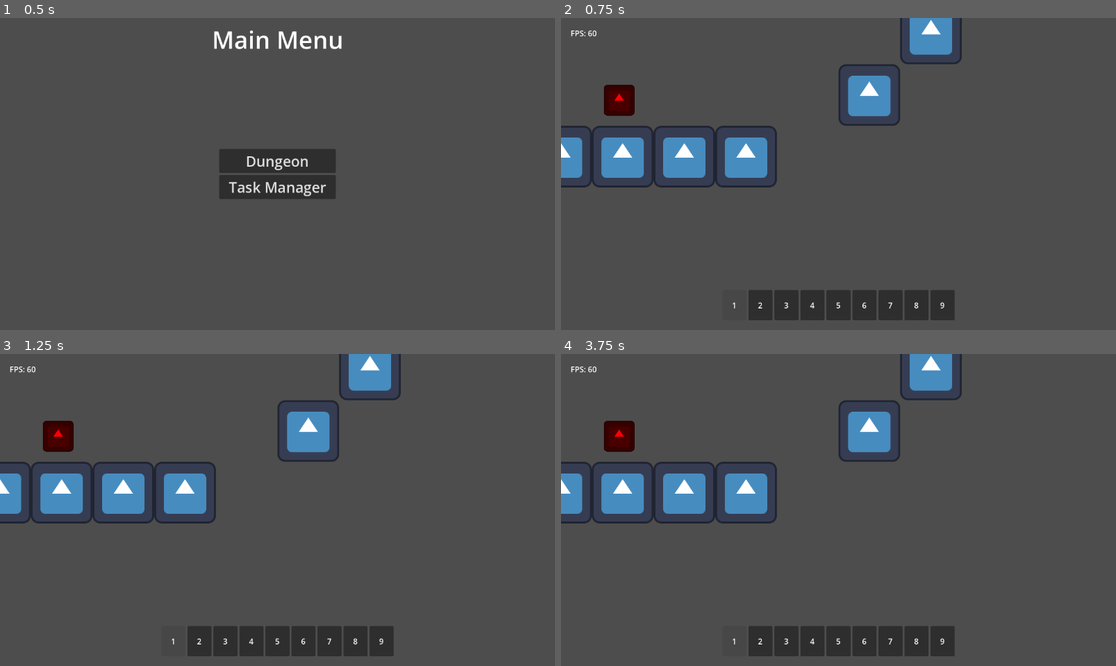
Above: before the commit, frames 1-4 (two rows, left to right).
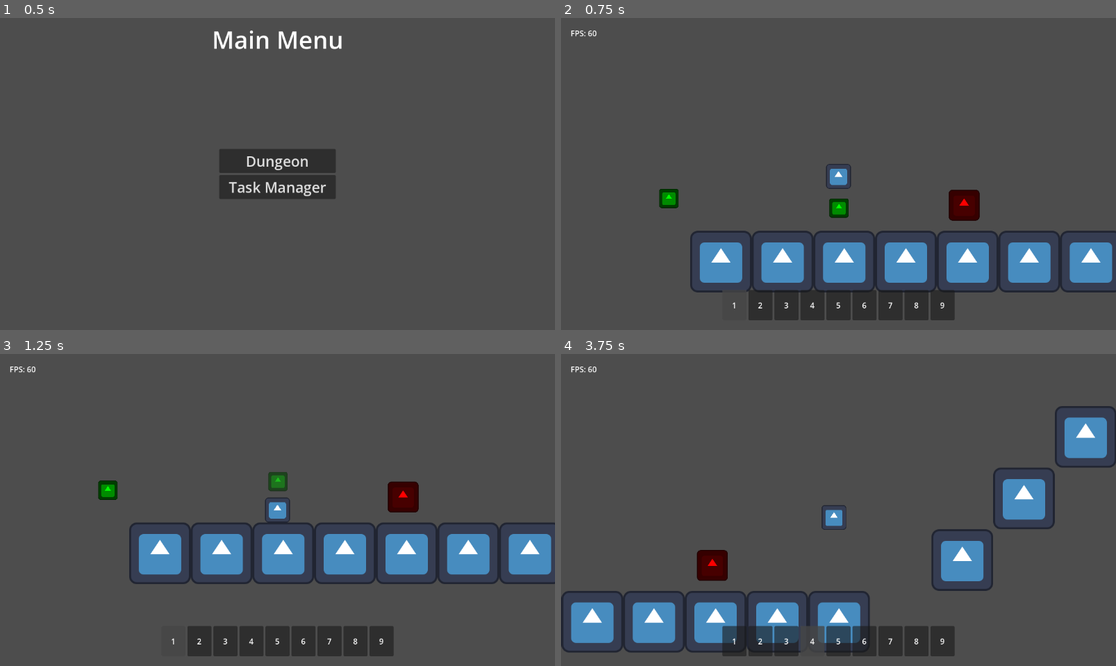
Above: after the commit, the same moments.

Repository: TheHumanMRP/RPG-Life-Tracker
Game: Godot game, scene res://Folders/Systems/Main/Scenes/main_scene.tscn
Same seed, same stepped clock (60 frames per second), same inputs: the game is played once before the commit and once after it. The engine's default icon, where the game draws it, is replaced by a stand-in: a white triangle on a blue panel in a dark square.
Inputs (mouse positions are in pixels of both pictures, inside the frame that each line leads up to):
- Up to frame 1 (0.5 s): no input
- Up to frame 2 (0.75 s): click "Dungeon" at 0.5 s
- Up to frame 3 (1.25 s): no input
- Up to frame 4 (3.75 s): move the mouse to (733, 641) at 1.27 s; hold D (move_right) 1.28-2.78 s; tap T (add_test_sword) at 1.35, 2.85 s; click (733, 641) at 1.42 s; tap Space (jump) at 1.52, 2.27 s; move the mouse to (760, 641) at 2.02 s; tap E (equip_item) at 2.1, 3.6 s; click (760, 641) at 2.17 s; move the mouse to (788, 641) at 2.77 s; hold A (move_left) 2.78-3.53 s; click (788, 641) at 2.92 s; move the mouse to (810, 641) at 3.52 s; hold D (move_right) from 3.53 s (still down); click (810, 641) at 3.67 s

Frame 1 is identical in both runs. In frame 2, 17% of the frame differs, in the area x 0-100%, y 0-88%; in frame 3, 17%; in frame 4, 19%, in the area x 0-100%, y 0-97%.
Error before the commit: Parse Error: Too few arguments for "load()" call. Expected at least 1 but received 0. (res://Folders/Systems/Dungeon_Related/Scripts/level.gd:21)
Error after the commit: Invalid access to property or key 'hotbar_manager' on a base object of type 'Nil'. (res://Folders/Systems/Globals/info_getter.gd:41)

Commit message:
Auto commit at 2026-09-19 23:57:53

Diff:
--- a/Folders/Systems/Dungeon_Related/Scripts/level.gd
+++ b/Folders/Systems/Dungeon_Related/Scripts/level.gd
@@ -18,7 +18,9 @@
 		spawn_point = $%SpawnPoint.position
 
 func _setup_ui_layers() -> void:
-	var packed_ui_layer : PackedScene = load()
+	var packed_ui_layer: PackedScene = load(Constants.PATH_TO_INVENTORY_UI_LAYER)
+	var packed_inventory_ui_layer: PackedScene = load(Constants.PATH_TO_INVENTORY_UI_LAYER)
+	var packed_death_menu: PackedScene = load(Constants.PATH_TO_DEATH_MENU)
 
 func add_player() -> void:
 	var player_packed_scene: PackedScene = load("res://Folders/Systems/Player/player.tscn")
